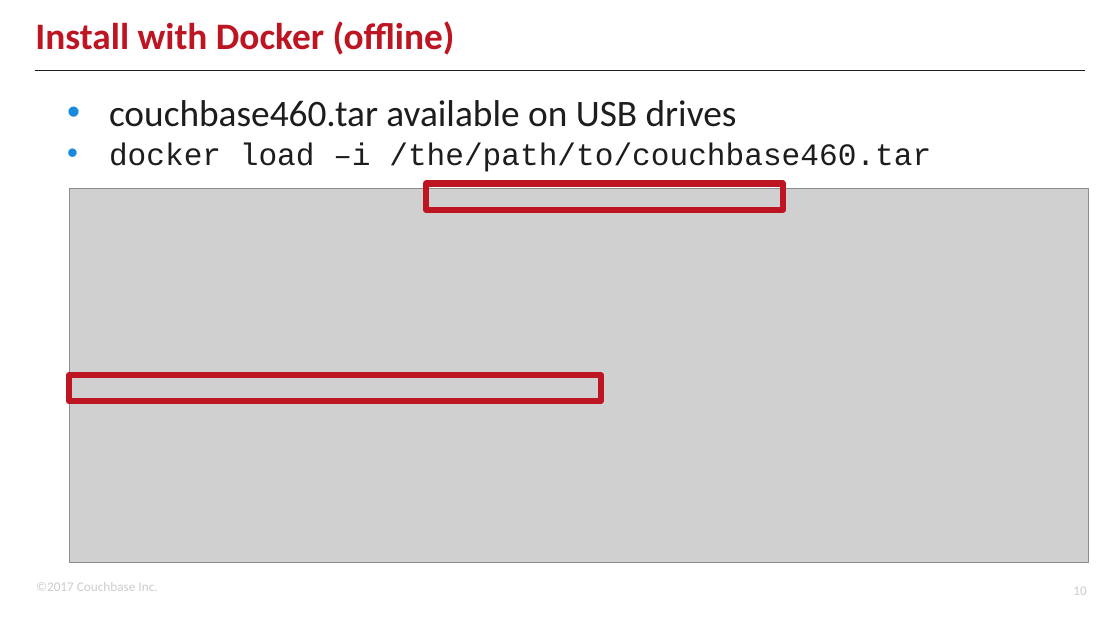
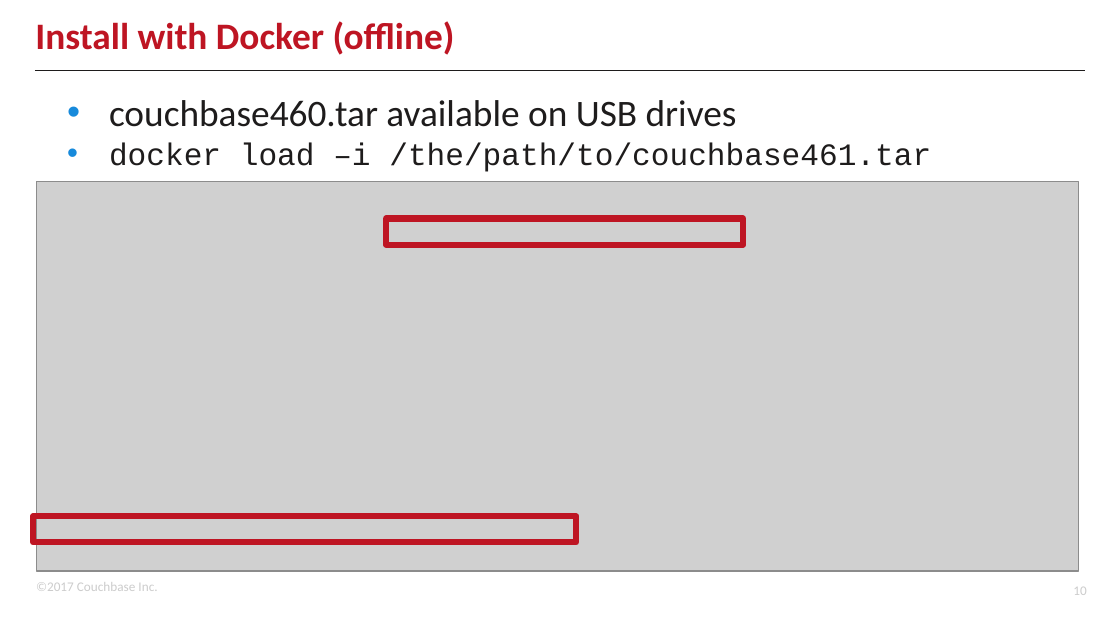
Before and after one commit to couchbaselabs/aspnet-nosql-workshop, a slide deck: slide 10 of 01/01.pptx. Drawn at 1120x630 pixels with LibreOffice and Linux fonts; fonts in the diff are those of the drawing; grey boxes stand for pictures; background and template pictures are left out. Boxes give left, top, right and bottom in pixels: in the first picture for what was removed or moved away, otherwise in the second. Text is boxed around its words. In the diff, an @@ line names an element or a change of style, - is before the commit and + after.

```diff
--- a/01/01.pptx
+++ b/01/01.pptx
@@ text at (x1=109, y1=143, x2=931, y2=172): text changed @@
-• docker load –i /the/path/to/couchbase460.tar
+• docker load –i /the/path/to/couchbase461.tar
@@ picture resized from (x1=69, y1=188, x2=1089, y2=562) to (x1=37, y1=181, x2=1079, y2=571) @@
@@ rectangle moved from (x1=426, y1=184, x2=783, y2=209) to (x1=386, y1=218, x2=744, y2=244) @@
@@ rectangle resized from (x1=69, y1=375, x2=601, y2=401) to (x1=34, y1=516, x2=577, y2=542) @@
```
Also in this commit, not shown: 5 other slides changed, 1 slide added, 1 other file.
